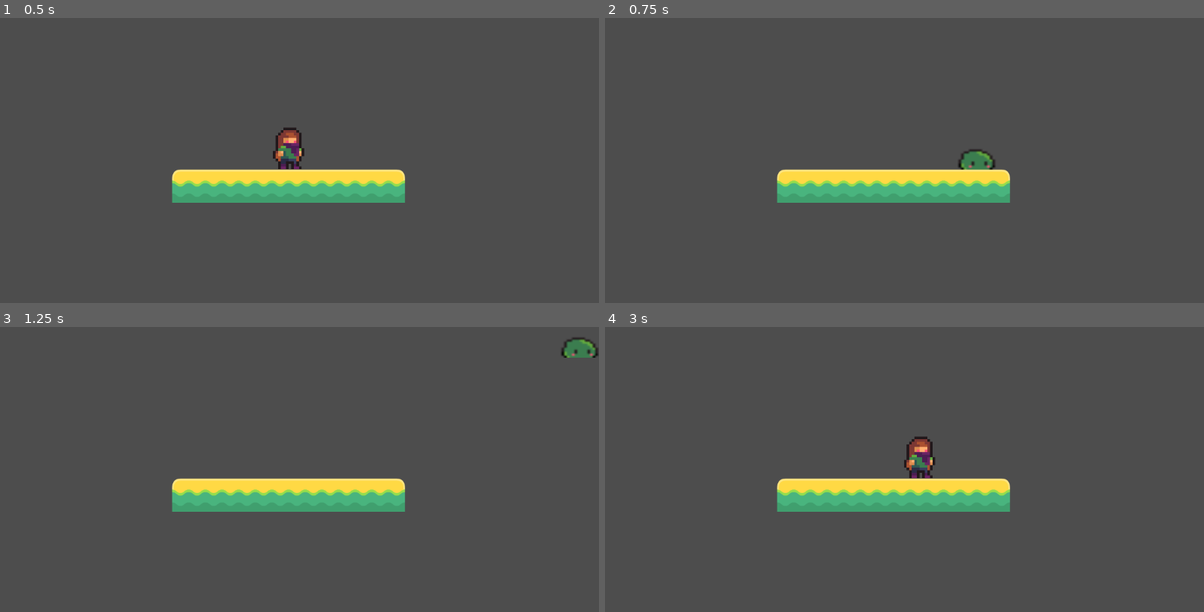
Above: before the commit, frames 1-4 (two rows, left to right).
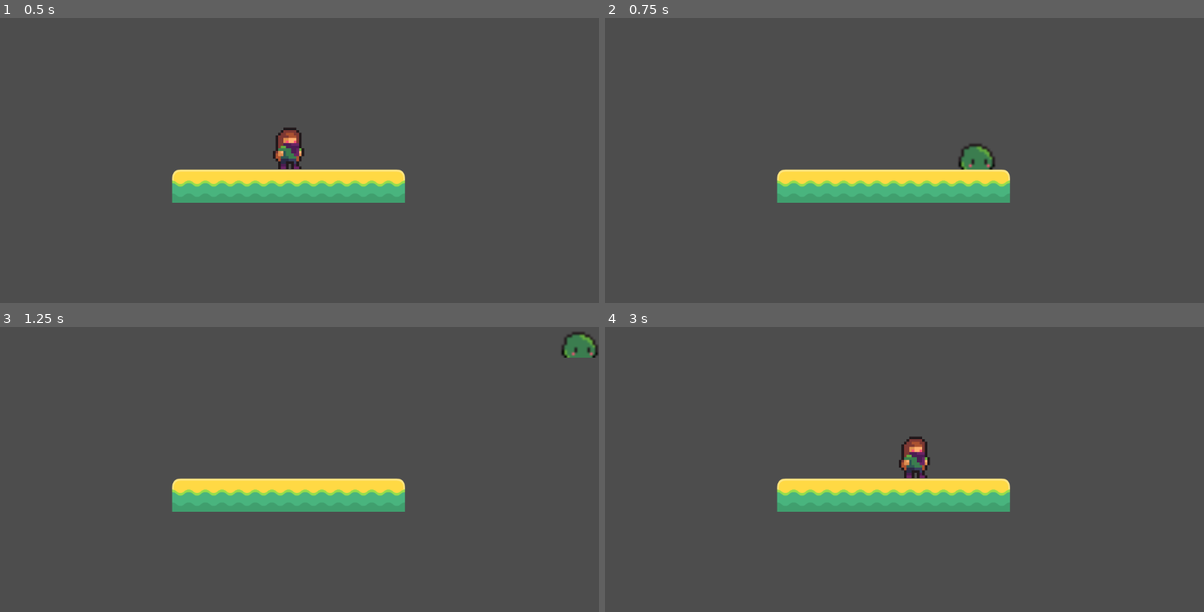
Above: after the commit, the same moments.

Repository: slime-time/slime-world
Game: Godot game, scene res://levels/TestLevel.tscn
Two runs of this game, one before a commit and one after it. Both use one fixed random seed, a clock stepped at 60 frames per second and the inputs below.
Inputs:
- Up to frame 1 (0.5 s): no input
- Up to frame 2 (0.75 s): tap Enter at 0.5 s; hold Right (move_right) from 0.53 s (still down); hold V (transform) from 0.53 s (still down)
- Up to frame 3 (1.25 s): keep holding Right (move_right); keep holding V (transform); tap W (jump) at 0.77 s
- Up to frame 4 (3 s): release V (transform) at 1.28 s; tap V (transform) at 1.35, 2.85 s; tap W (jump) at 1.52 s; tap Space at 2 s; release Right (move_right) at 2.03 s; hold Left (move_left) 2.03-2.78 s; hold V (transform) 2.03-2.78 s; tap Enter at 2.75 s; hold Right (move_right) from 2.78 s (still down)

Frame 1 is identical in both runs. In frame 2, 0.2% of the frame differs, in the area x 59-66%, y 44-53%; in frame 3, 0.2%; in frame 4, 0.6%, in the area x 49-56%, y 38-54%.

Commit message:
Fixed logic error in InputManager transform flags
Before, the is_human flag always toggled when the transform action was recieved. Now, is_human
will always be set to false whenever changing from human to slime, but will only be set to true
if the transformation from slime to human was successful. Also resized the GreenSlime object to
be align with the proportions of the artwork, and added some comments to code.

Diff:
--- a/InputManager/InputManager.gd
+++ b/InputManager/InputManager.gd
@@ -8,11 +8,14 @@
 
 # True iff Penny is currently in human form
 var is_human = true
+
 # True only when input events should be sent to the player
 var player_control = false
+
 # True only when the player has no control but is not in a pause menu.
 # Most often triggered on title screen or in cutscene or in dialogue
 var special_state = false
+
 # True only when the player has the ability to pause the game by pressing a pause button
 # Pause button can be physical and/or implemented with a GUI later
 # Player can pause only when not in a cutscene nor pause menu
@@ -51,12 +54,15 @@
 		elif(SceneManager.can_pause):
 			can_pause = true
 
+	# If the player didn't pause and is pressing a transform button, then send the appropriate signal
 	if event.is_action_pressed("transform") :
 		if(is_human):
 			penny_became_slime.emit()
+			# Turning to slime always succeeds, so we can just set the is_human flag here
+			is_human = false
 		else:
 			slime_became_penny.emit()
-		is_human = not is_human
+			# If this is successful, Slime.gd will set is_human to true
 
 # Stop slime from listening to player input - this can be for many reasons such as cutscenes,
 # dialogue, etc, user pausing is just one of the reasons
--- a/player/Penny/Penny.gd
+++ b/player/Penny/Penny.gd
@@ -9,6 +9,7 @@
 
 func jump(_delta = null):
 	velocity.y = jump_velocity
+
 func fall(delta = null):
 	velocity += get_gravity() * delta
 
--- a/player/Player/Player.gd
+++ b/player/Player/Player.gd
@@ -6,6 +6,7 @@
 # Reference to Penny
 var penny;
 
+# Preload the basic green slime, modifications to the template can be made at runtime
 var green_slime_template = preload("res://player/Slime/GreenSlime/GreenSlime.tscn")
 
 # Reference to all slimes that exist
@@ -21,8 +22,14 @@
 	latest_slime.position.x = x
 	latest_slime.position.y = y
 	latest_slime.size = size
+
+	# When the InputManager finds that the player has requested tranformation from slime to human
+	# then send "slime_became_penny" signal to all slimes - if the slime can turn into human it will send a
+	# "became_penny" signal to the Player object - only one slime can ever meet the conditions for turning into human,
+	# so there is no concern of a repeat signal
 	InputManager.slime_became_penny.connect(latest_slime.becomePenny)
 	latest_slime.became_penny.connect(makeSlimeIntoPenny)
+
 	slimes.append(latest_slime)
 	add_child(latest_slime)
 
@@ -30,16 +37,24 @@
 func makePennyIntoSlime():
 	var old_velocity = penny.velocity;
 	penny.set_visible(false)
+	# Make a slime at Penny's position
 	makeGreenSlime(penny.position.x, penny.position.y, 8)
 	penny.set_process_mode(Node.PROCESS_MODE_DISABLED)
 	slimes[0].velocity = old_velocity
+
+
 # If a large slime turned into Penny, add back Penny
 func makeSlimeIntoPenny():
-	# If a slime is turning into Penny, it must be the only slime
-	var old_velocity = slimes[0].velocity
+	# If a slime is turning into Penny, it must be the only slime: slimes[0]
+
+	# Give Penny the location and velocity of the slime blob she transformed from
 	penny.position = slimes[0].position
+	penny.velocity = slimes[0].velocity
+
+	# Free the slime
 	slimes[0].queue_free()
 	slimes.pop_front()
+
+	# Wake up Penny
 	penny.set_process_mode(Node.PROCESS_MODE_INHERIT)
 	penny.set_visible(true)
-	penny.velocity = old_velocity
--- a/player/Slime/GreenSlime/GreenSlime.tscn
+++ b/player/Slime/GreenSlime/GreenSlime.tscn
@@ -7,12 +7,12 @@
 size = Vector2(4.5008707, 6.4908347)
 
 [node name="GreenSlime" type="CharacterBody2D" unique_id=1631753294]
-scale = Vector2(4.9807963, 3.8802397)
+scale = Vector2(4.94, 4.94)
 script = ExtResource("1_ttqac")
 
 [node name="CollisionShape2D" type="CollisionShape2D" parent="." unique_id=2046034733]
 position = Vector2(0, 2.5771604)
-scale = Vector2(3.5685742, -1.6675935)
+scale = Vector2(3.5685744, -1.6675935)
 shape = SubResource("RectangleShape2D_ttqac")
 
 [node name="Sprite2D" type="Sprite2D" parent="." unique_id=509701531]
--- a/player/Slime/Slime.gd
+++ b/player/Slime/Slime.gd
@@ -15,6 +15,7 @@
 func canBecomePenny():
 	return size >= 8
 
+# Turn into two slimes, if possible. To be completed later
 func split():
 	return false
 
@@ -22,9 +23,14 @@
 # Attempt to change from slime form to human form
 func becomePenny():
 	if canBecomePenny() and not to_transform:
+		# Disable this node, it will be deleted later but first its data must be used to setup human form properties
 		set_process_mode(Node.PROCESS_MODE_DISABLED)
+
 		became_penny.emit()
 		to_transform = true
+		# Tell InputManager that the transformation attempt was successful, so our next transformation will be from
+		# human to slime
+		InputManager.is_human = true
 
 # Should be implemented differently for each slime - gives movement_speed and jump_velocity
 # As a function of the size of the slime
